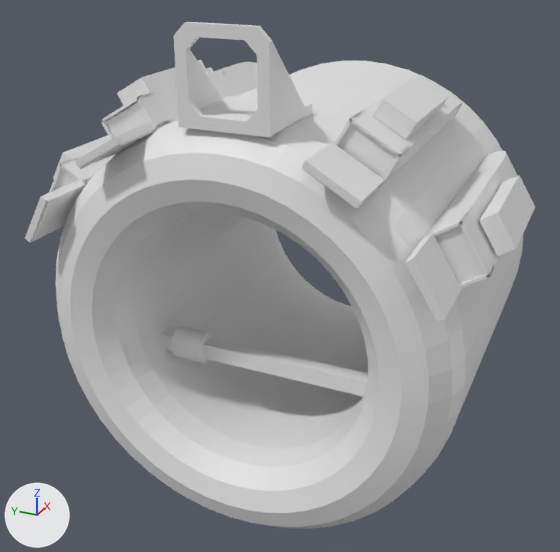
The Blender file UnityProject/Assets/Prefabs/Item/WristMountedShotgun/WristMountedShotgun.blend as it was, and as the next commit left it.
The view is the same before and after, from a 50 mm lens placed at (-3.46, -1.78, 2.15), pointed at (0.77, 0.13, 0.03). Every picture has the same lights, and +X, +Y and +Z are marked at lower left.

Before the edit, the objects in view are built like this:
```python
me_cube_005 = bpy.data.meshes.new('Cube.005')
me_cube_005.from_pydata(...)  # a box spanning x -1.0..1.0, y -1.0..1.0, z -1.0..1.0
me_cube_028 = bpy.data.meshes.new('Cube.028')
me_cube_028.from_pydata(...)  # a box spanning x -1.0..1.0, y -1.0..1.0, z -1.0..1.0
me_cylinder_025 = bpy.data.meshes.new('Cylinder.025')
me_cylinder_025.from_pydata(...)  # a 32-sided cylinder along z spanning x -1.0..1.0, y -1.0..1.0, z -1.0..1.0
me_torus = bpy.data.meshes.new('Torus')
me_torus.from_pydata(...)  # 672 vertices, 672 faces; spans x -1.25..1.25, y -1.25..1.25, z -0.25..2.0
ob_cube_004 = bpy.data.objects.new('Cube.004', me_cube_005)
ob_cube_004.location = (0.25, 0.0, -0.3)
ob_cube_004.scale = (0.05, 0.75, 0.05)
ob_cube_017 = bpy.data.objects.new('Cube.017', me_cube_028)
ob_cube_017.location = (0.5, -0.75, 1.28)
ob_cube_017.rotation_euler = (3.665, 0.0, 0.0)  # degrees (210, 0, 0)
ob_cube_017.scale = (0.33, 0.1, 0.05)
ob_cylinder = bpy.data.objects.new('Cylinder', me_cylinder_025)
ob_cylinder.location = (0.25, 0.5, -0.3)
ob_cylinder.rotation_euler = (1.571, 0.0, 0.0)  # degrees (90, 0, 0)
ob_cylinder.scale = (0.1, 0.1, 0.1)
ob_torus = bpy.data.objects.new('Torus', me_torus)
ob_torus.location = (0.0, 0.0, 0.0)
ob_torus.rotation_euler = (0.0, 1.571, 0.0)  # degrees (0, 90, 0)
ob_torus.scale = (1.0, 1.0, 1.11)
# also in view: 'Cube.012' at (0.4, -1.15, 0.7); 'Cube.015' at (0.5, -1.3, 0.77); 'Cube' at (0.4, 1.15, 0.7); 'Cube.009' at (0.4, -0.67, 1.15); 'Cube.002' at (0.05, 0.24, 1.47)
```
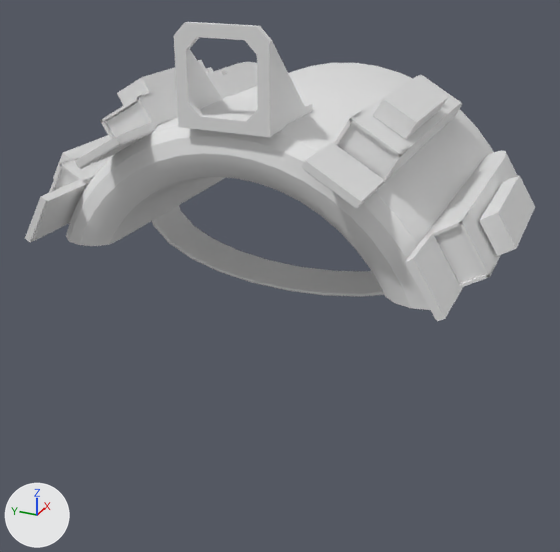
Commit message: Updated Wrist-Mounted Shotgun Model

What differs and where, as boxes [x1, y1, x2, y2] in the pictures (560 x 552 px):
'Torus', deleted: before [55, 61, 523, 529]
'Torus.001', added: after [66, 63, 493, 310]
'BezierCurve', added: after [152, 191, 458, 297]
'Cube.004', deleted: before [161, 328, 368, 396]
'Cylinder', deleted: before [171, 326, 214, 363]

Diff of the bpy script that builds the scene:
```diff
--- a/UnityProject/Assets/Prefabs/Item/WristMountedShotgun/WristMountedShotgun.blend.py
+++ b/UnityProject/Assets/Prefabs/Item/WristMountedShotgun/WristMountedShotgun.blend.py
@@ me_torus_001 @@
+me_torus_001.from_pydata(...)  # 270 vertices, 262 faces; spans x -1.15..-0.41, y -1.07..1.07, z -0.15..1.9
+me_torus_001.polygons.foreach_set('use_smooth', [True] * 262)
@@ cu_beziercurve @@
+cu_beziercurve = bpy.data.curves.new('BezierCurve', 'CURVE')
+cu_beziercurve.dimensions = '3D'
+_sp = cu_beziercurve.splines.new('BEZIER'); _sp.bezier_points.add(1)
+_sp.bezier_points.foreach_set('co', [0.636, -0.109, 0.0856, -0.621, -0.116, 0.0])
+_sp.bezier_points.foreach_set('handle_left', [0.776, -0.846, 0.0906, -0.607, 0.422, -0.0253])
+_sp.bezier_points.foreach_set('handle_right', [0.529, 0.456, 0.0817, -0.641, -0.874, 0.0356])
+for _p, _l, _r in zip(_sp.bezier_points, ['ALIGNED', 'ALIGNED'], ['ALIGNED', 'ALIGNED']): _p.handle_left_type = _l; _p.handle_right_type = _r
+_sp.order_u = 0
+_sp.order_v = 0
+_sp.use_cyclic_u = True
+_sp = cu_beziercurve.splines.new('BEZIER'); _sp.bezier_points.add(0)
+_sp.bezier_points.foreach_set('co', [0.97, 0.746, -0.425])
+_sp.bezier_points.foreach_set('handle_left', [-0.0298, 0.746, -0.425])
+_sp.bezier_points.foreach_set('handle_right', [1.97, 0.746, -0.425])
+for _p, _l, _r in zip(_sp.bezier_points, ['VECTOR'], ['VECTOR']): _p.handle_left_type = _l; _p.handle_right_type = _r
+_sp.order_u = 0
+_sp.order_v = 0
+_sp.use_endpoint_u = True
+_sp.use_bezier_u = True
+cu_beziercurve.use_path = True
+cu_beziercurve.extrude = 0.15
+cu_beziercurve.bevel_depth = 0.01
+cu_beziercurve.fill_mode = 'FULL'
@@ ob_torus @@
-ob_torus = bpy.data.objects.new('Torus', me_torus)
-ob_torus.location = (0.0, 0.0, 0.0)
-ob_torus.rotation_euler = (0.0, 1.571, 0.0)  # degrees (0, 90, 0)
-ob_torus.scale = (1.0, 1.0, 1.11)
@@ ob_cube_004 @@
-ob_cube_004 = bpy.data.objects.new('Cube.004', me_cube_005)
-ob_cube_004.location = (0.25, 0.0, -0.3)
-ob_cube_004.scale = (0.05, 0.75, 0.05)
@@ ob_cylinder @@
-ob_cylinder = bpy.data.objects.new('Cylinder', me_cylinder_025)
-ob_cylinder.location = (0.25, 0.5, -0.3)
-ob_cylinder.rotation_euler = (1.571, 0.0, 0.0)  # degrees (90, 0, 0)
-ob_cylinder.scale = (0.1, 0.1, 0.1)
@@ ob_beziercurve @@
+ob_beziercurve = bpy.data.objects.new('BezierCurve', cu_beziercurve)
+ob_beziercurve.location = (0.75, -0.01, 0.33)
+ob_beziercurve.rotation_euler = (4.712, 0.0, 4.712)  # degrees (270, 0, 270)
+ob_beziercurve.scale = (1.62, 1.0, 1.0)
@@ ob_torus_001 @@
+ob_torus_001 = bpy.data.objects.new('Torus.001', me_torus_001)
+ob_torus_001.location = (0.0, 0.0, 0.0)
+ob_torus_001.rotation_euler = (0.0, 1.571, 0.0)  # degrees (0, 90, 0)
+ob_torus_001.scale = (1.1, 1.08, 1.0)
```
